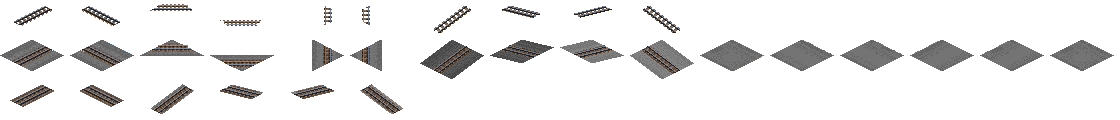
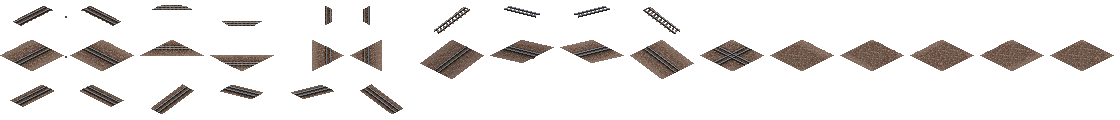
Layer changes from the first 1120px x 120px image to the second:
hid group "Shinkansen" (3 layers) over bbox(0, 4, 1114, 114)
hid group "Snow" (1 layers) over bbox(0, 40, 554, 79)
hid group "1435/1372" (11 layers) over bbox(0, 4, 1036, 114)
hid "Track Base" over bbox(0, 4, 753, 114)
showed group "1067" (1st of 2) (3 layers) over bbox(10, 5, 753, 114)
showed "Wooden Sleepers Overlap" over bbox(13, 5, 752, 113)
showed "1067" (2nd of 2, in "1067") over bbox(12, 5, 753, 114)
hid "Slope Light" over bbox(291, 40, 694, 114)
hid "Shink Ballast" over bbox(0, 16, 1114, 114)
